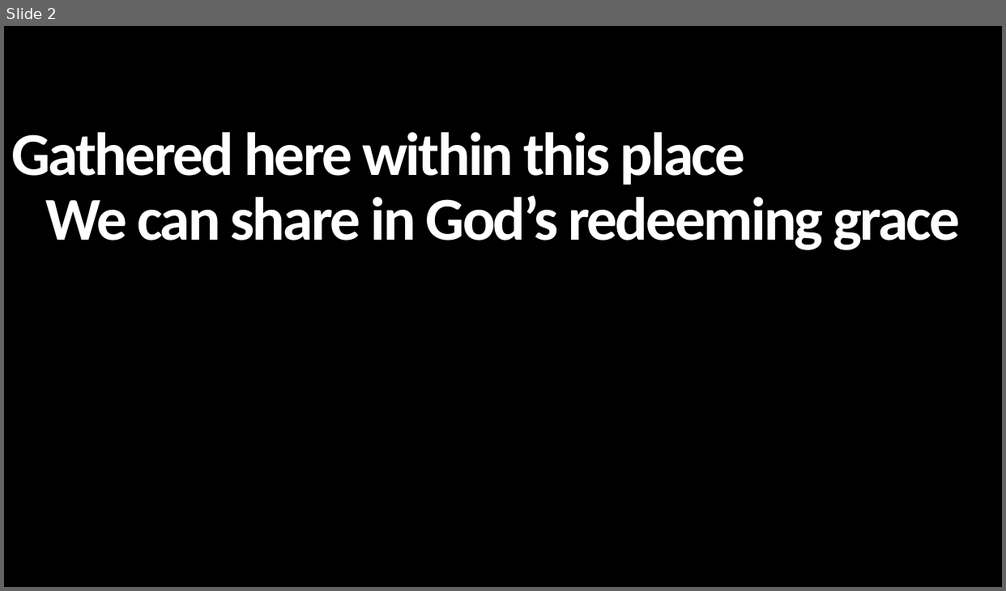
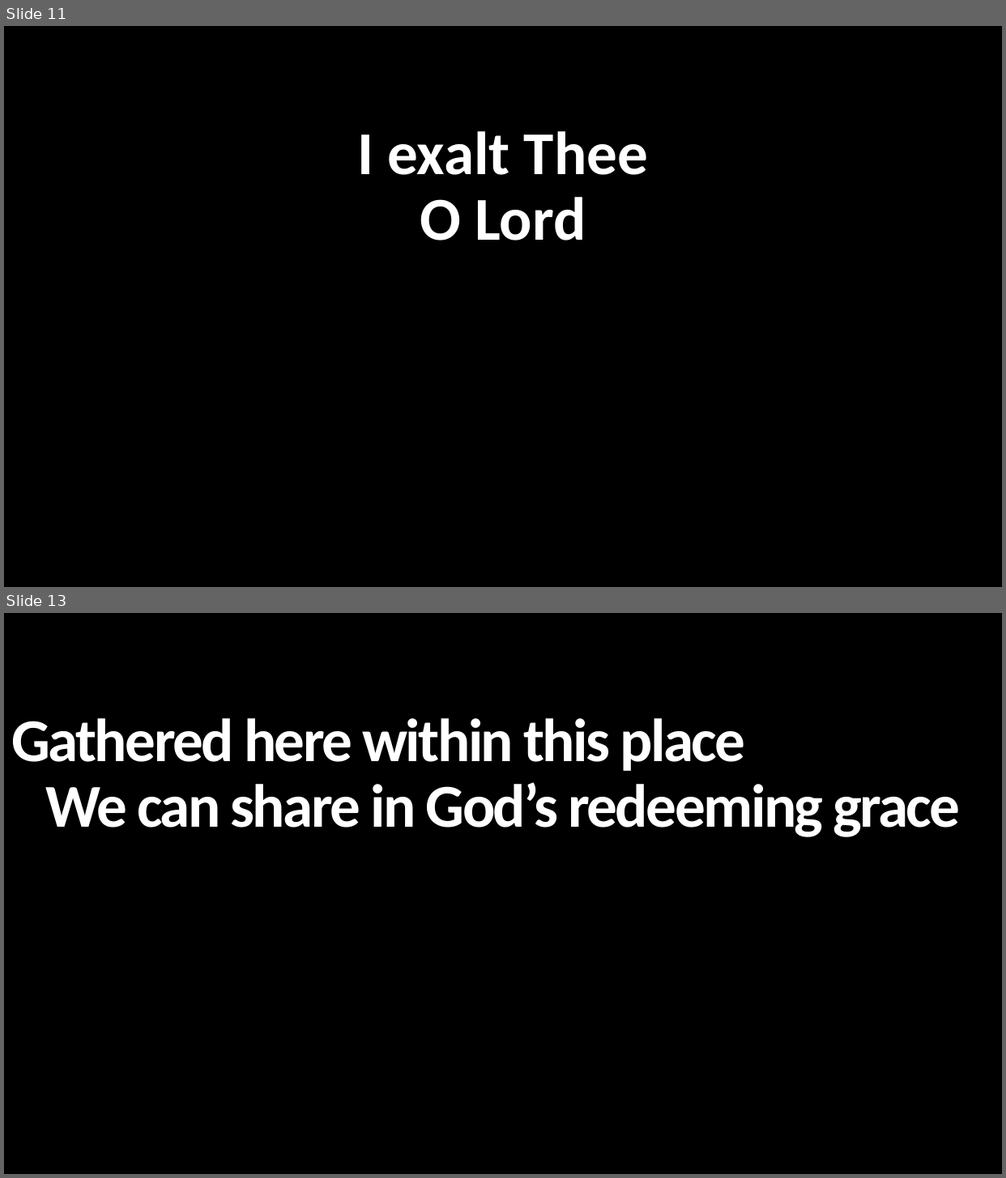
Before and after one commit to rwm6857/GraceChords, a slide deck: docs/pptx/gathered_here_within_this_place.pptx. Shown one above the other, each under a label of ours: slide 2 before the commit, slides 11 and 13 after it; the slides between them are not shown. The pictures are 1006x591 and 1006x1178 pixels, drawn with LibreOffice and Linux fonts; fonts in the diff are those of the drawing. Boxes give left, top, right and bottom in pixels: in the first picture for what was removed or moved away, otherwise in the second. Text is boxed around its words. In the diff, an @@ line names an element or a change of style, - is before the commit and + after.

```diff
--- a/docs/pptx/gathered_here_within_this_place.pptx
+++ b/docs/pptx/gathered_here_within_this_place.pptx
@@ slide 11 added at (4,26,1002,587), background #000000 @@
@@ text added at (357,131,648,241), 58.7 pt, text #FFFFFF, bold @@
+I exalt Thee
+O Lord
@@ what was slide 2 is now slide 13 @@
```
Also in this commit, not shown: 42 other slides added, 19 other files.
